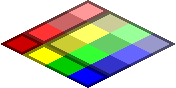
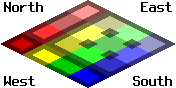
The second w=176, h=88 image is a revision of the first. Changes to its layers:
renamed "12" to "Layer 2", hid it, opacity 100% → 50%, blend normal → subtract, moved it out of group "Group 3", painted on it over [67,22,137,58]
removed layer "13" from group "Group 3" over [89,11,131,33]
removed layer "21" from group "Group 3" over [67,44,109,66]
removed layer "22" from group "Group 3" over [89,33,131,55]
removed layer "23" from group "Group 3" over [111,22,153,44]
removed layer "31" from group "Group 3" over [89,55,131,77]
removed layer "32" from group "Group 3" over [111,44,153,66]
removed layer "33" from group "Group 3" over [133,33,169,55]
added layer "East" above "South" over [141,2,172,12]
added layer "South" above "West" over [133,76,172,86]
added layer "West" above "North" over [4,76,35,86]
added layer "North" above "Layer 1" over [4,2,43,12]
renamed "00 copy" to "Layer 1", showed it, opacity 100% → 50%, blend normal → subtract, painted on it over [4,3,169,85]
painted on "00" over [4,2,172,86]
removed group "Group 1" (3 layers) over [23,2,109,44]
removed layer "01" from group "Group 1" over [23,22,65,44]
removed layer "02" from group "Group 1" over [45,11,87,33]
removed layer "03" from group "Group 1" over [67,3,109,22]
removed group "Group 2" (3 layers) over [23,44,109,86]
removed layer "10" from group "Group 2" over [23,44,65,66]
removed layer "20" from group "Group 2" over [45,55,87,77]
removed layer "30" from group "Group 2" over [67,66,109,85]
removed group "Group 3" (9 layers) over [45,11,172,77]
removed layer "11" from group "Group 3" over [45,33,87,55]
